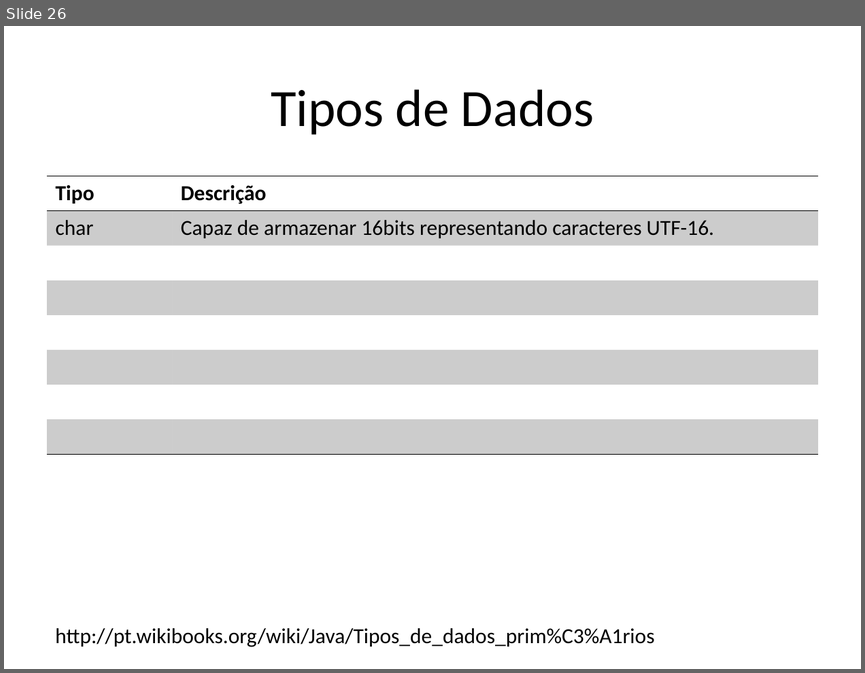
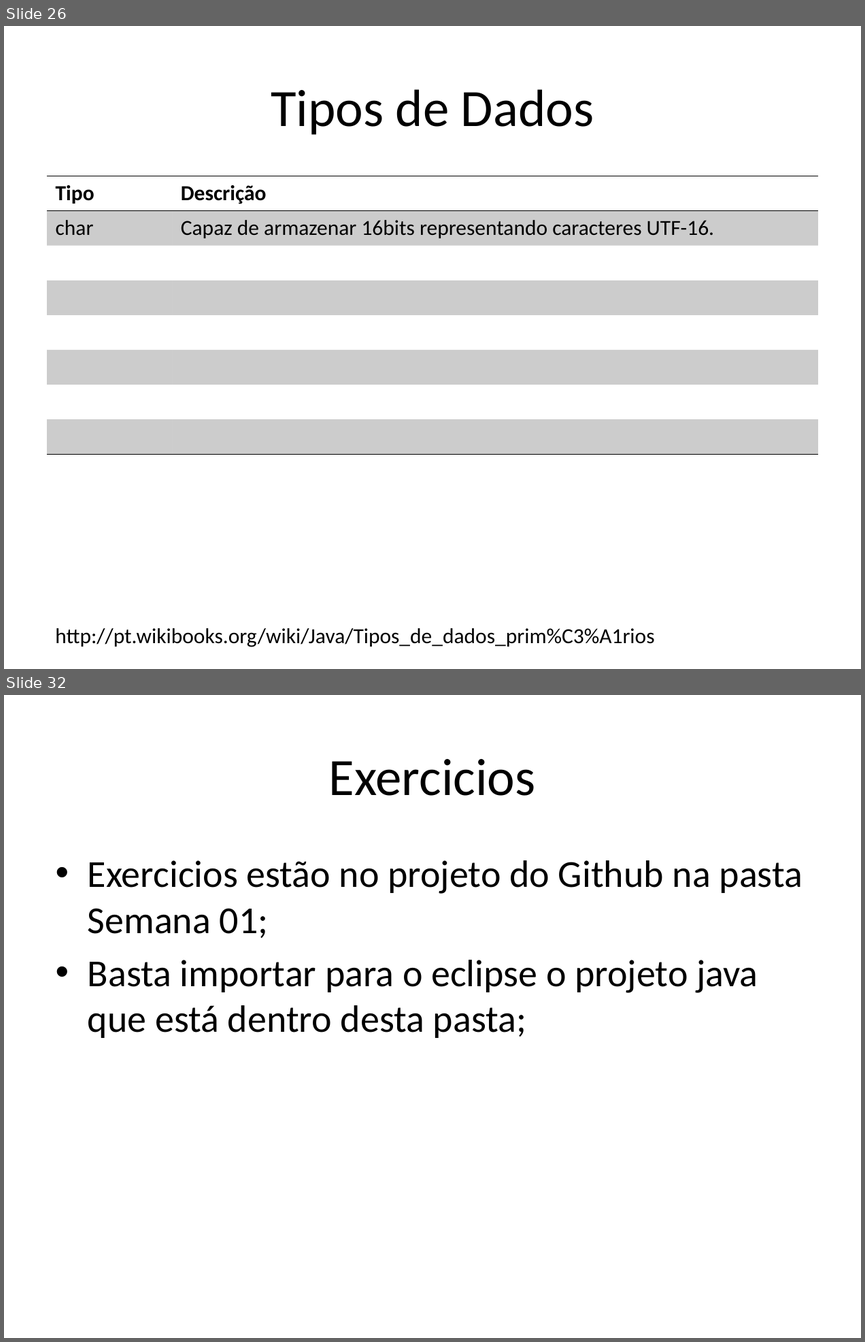
Before and after one commit to renanlessa/CursoJava, a slide deck: Documentos/Curso Java.pptx. Shown one above the other, each under a label of ours: slide 26 before the commit, slides 26 and 32 after it; the slides between them are not shown. The pictures are 865x673 and 865x1342 pixels, drawn with LibreOffice and Linux fonts; fonts in the diff are those of the drawing. Boxes give left, top, right and bottom in pixels: in the first picture for what was removed or moved away, otherwise in the second. Text is boxed around its words. In the diff, an @@ line names an element or a change of style, - is before the commit and + after.

Commit message:
Termino primeira semana do curso

```diff
--- a/Documentos/Curso Java.pptx
+++ b/Documentos/Curso Java.pptx
@@ slide 32 added at <box>4,695,861,1338</box>, background #FFFFFF @@
@@ title added at <box>329,759,536,796</box>, 44 pt, text #000000 @@
+Exercicios
@@ text added at <box>88,860,802,1038</box>, 32 pt, text #000000 @@
+• Exercicios estão no projeto do Github na pasta Semana 01;
+• Basta importar para o eclipse o projeto java que está dentro desta pasta;
```
Also in this commit, not shown: 1 slide changed, 9 other slides added, 21 other files.
